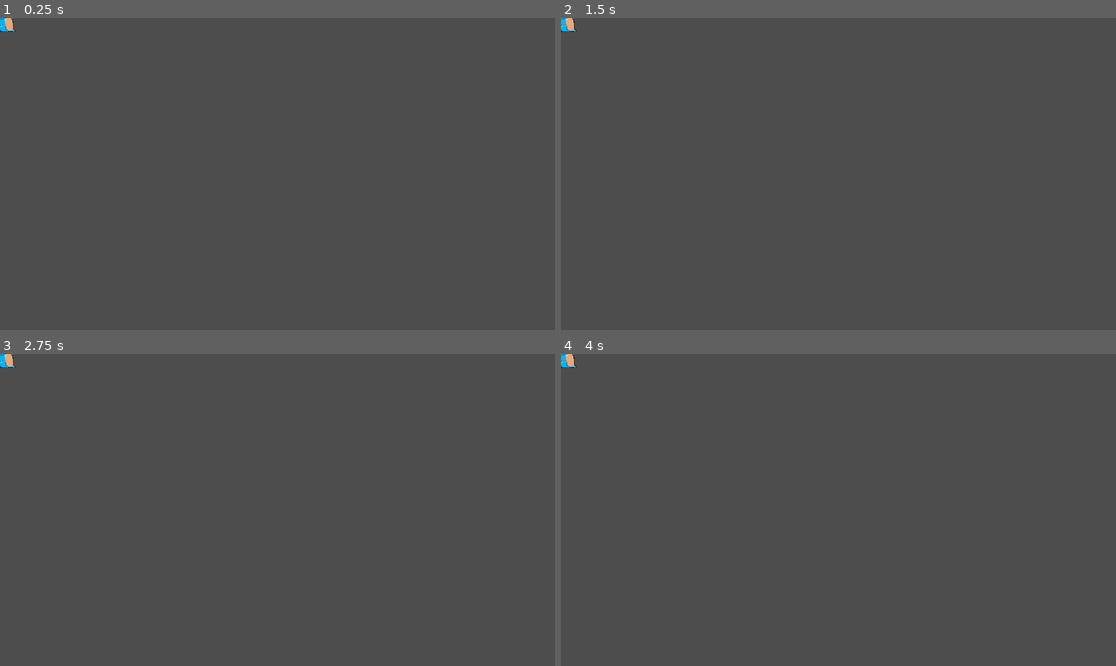
Above: before the commit, frames 1-4 (two rows, left to right).
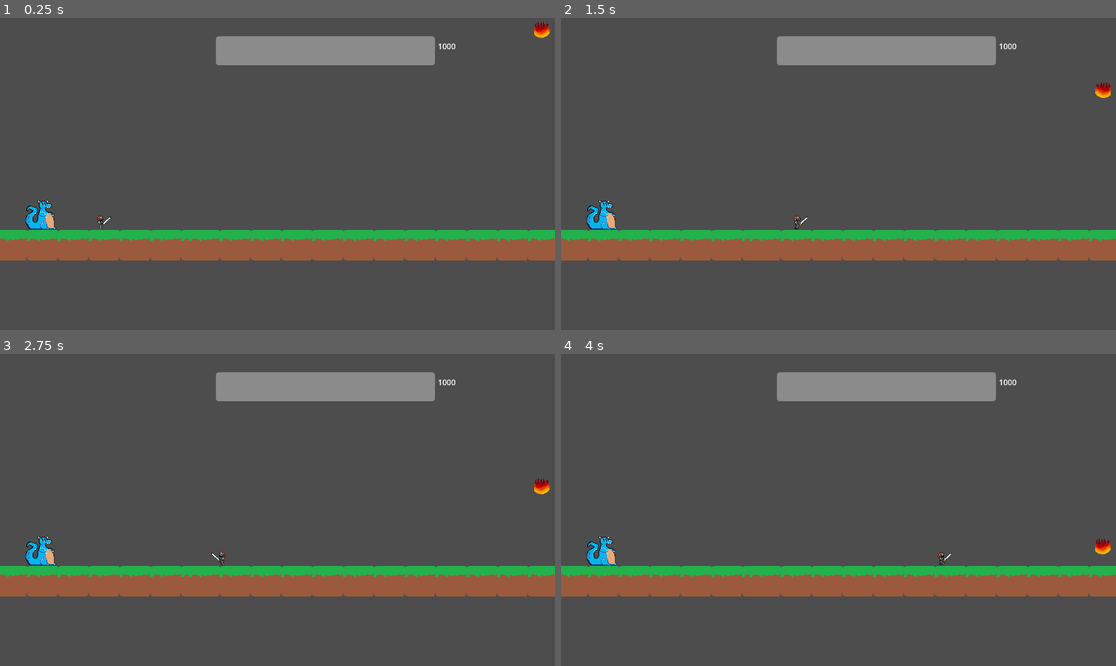
Above: after the commit, the same moments.

Repository: pbagnoud/trijam311
Game: Godot game, scene res://scene/main.tscn
The game is run twice, just before and just after one commit, with the same random seed, the same clock (stepped at 60 frames per second) and the same inputs. Before the commit the project starts from res://scene/boss.tscn.
Inputs:
- Up to frame 1 (0.25 s): no input
- Up to frame 2 (1.5 s): tap Enter (ui_accept) at 0.5, 0.77 s; hold Right (ui_right) from 0.53 s (still down)
- Up to frame 3 (2.75 s): tap Enter (ui_accept) at 1.52 s; release Right (ui_right) at 2.03 s; hold Left (ui_left) from 2.03 s (still down)
- Up to frame 4 (4 s): release Left (ui_left) at 2.78 s; hold Right (ui_right) from 2.78 s (still down); tap Enter (ui_accept) at 3.02, 3.77 s

The runs differ from the first frame. In frame 1, 14% of the frame differs, in the area x 0-100%, y 0-78%; in frame 2, 14%; in frame 3, 14%; in frame 4, 14%.

Commit message:
Asset perso

Diff:
--- a/trijam311/project.godot
+++ b/trijam311/project.godot
@@ -11,7 +11,7 @@
 [application]
 
 config/name="trijam311"
-run/main_scene="res://scene/boss.tscn"
+run/main_scene="res://scene/main.tscn"
 config/features=PackedStringArray("4.3", "Forward Plus")
 config/icon="res://asset/icon.svg"
 
--- a/trijam311/scene/Character.tscn
+++ b/trijam311/scene/Character.tscn
@@ -1,12 +1,21 @@
-[gd_scene load_steps=10 format=3 uid="uid://f4pi2uknlxro"]
+[gd_scene load_steps=13 format=3 uid="uid://b7d0jyvehlppx"]
 
 [ext_resource type="Script" path="res://script/character.gd" id="1_cj522"]
 [ext_resource type="Texture2D" uid="uid://dofm4ix8lm75j" path="res://asset/character_placeholder.png" id="1_tgdjw"]
+[ext_resource type="Texture2D" uid="uid://b8cwx6dslcqxi" path="res://asset/Idle.png" id="2_gmu0h"]
 [ext_resource type="Texture2D" uid="uid://d2gqpj8587jl7" path="res://asset/Walk.png" id="3_jrrcy"]
 
 [sub_resource type="CapsuleShape2D" id="CapsuleShape2D_dxc4h"]
 radius = 11.0
 height = 32.0
+
+[sub_resource type="AtlasTexture" id="AtlasTexture_ka2po"]
+atlas = ExtResource("2_gmu0h")
+region = Rect2(0, 0, 32, 32)
+
+[sub_resource type="AtlasTexture" id="AtlasTexture_74501"]
+atlas = ExtResource("2_gmu0h")
+region = Rect2(0, 32, 32, 32)
 
 [sub_resource type="AtlasTexture" id="AtlasTexture_oawwv"]
 atlas = ExtResource("3_jrrcy")
@@ -26,6 +35,17 @@
 
 [sub_resource type="SpriteFrames" id="SpriteFrames_gw5b2"]
 animations = [{
+"frames": [{
+"duration": 1.0,
+"texture": SubResource("AtlasTexture_ka2po")
+}, {
+"duration": 1.0,
+"texture": SubResource("AtlasTexture_74501")
+}],
+"loop": true,
+"name": &"Idle",
+"speed": 3.0
+}, {
 "frames": [{
 "duration": 1.0,
 "texture": ExtResource("1_tgdjw")
@@ -63,7 +83,6 @@
 position = Vector2(6, -1)
 scale = Vector2(0.96875, 0.90625)
 sprite_frames = SubResource("SpriteFrames_gw5b2")
-animation = &"Walk"
-autoplay = "Walk"
-frame = 2
-frame_progress = 0.565264
+animation = &"Idle"
+autoplay = "Idle"
+frame_progress = 0.11389
--- a/trijam311/script/character.gd
+++ b/trijam311/script/character.gd
@@ -3,6 +3,7 @@
 
 const SPEED = 300.0
 const JUMP_VELOCITY = -400.0
+@onready var sprite: AnimatedSprite2D = $AnimatedSprite2D
 
 
 func _physics_process(delta: float) -> void:
@@ -19,7 +20,20 @@
 	var direction := Input.get_axis("ui_left", "ui_right")
 	if direction:
 		velocity.x = direction * SPEED
+		sprite.play("Walk")
+
 	else:
 		velocity.x = move_toward(velocity.x, 0, SPEED)
+		sprite.play("Idle")
+
+
+	if direction == -1:
+		sprite.flip_h = true
+	elif direction == 1:
+		sprite.flip_h = false
+
+
+
+
 
 	move_and_slide()
Binary file added: trijam311/asset/Idle.png
Not shown, added: trijam311/asset/Idle.png.import
Not shown: 1 places in trijam311/scene/main.tscn that only renumber resources
